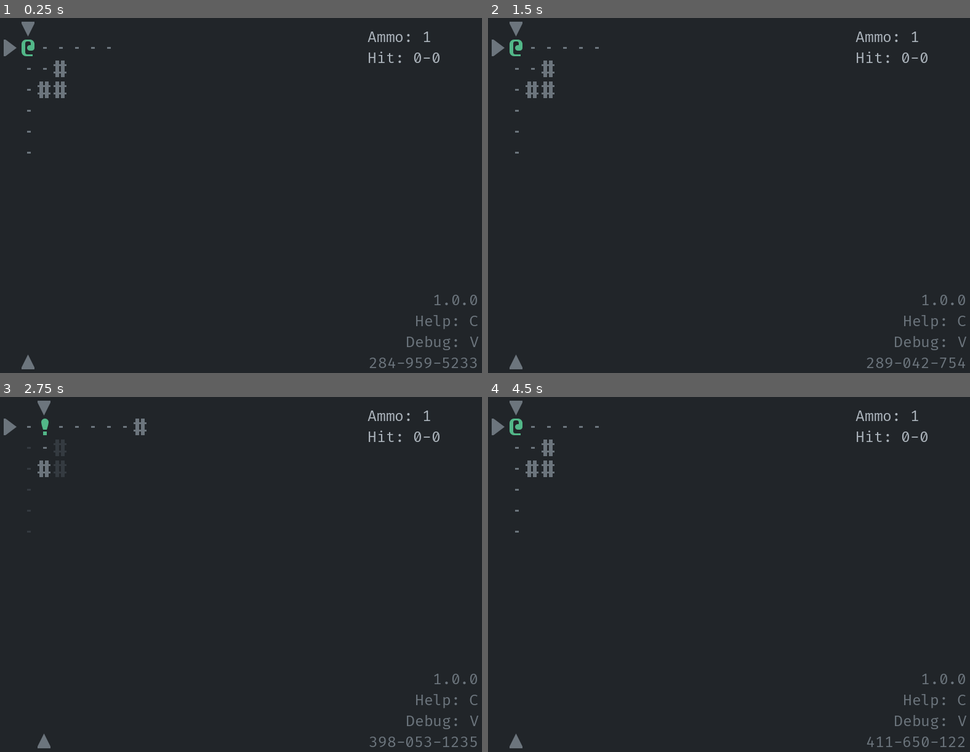
Above: before the commit, frames 1-4 (two rows, left to right).
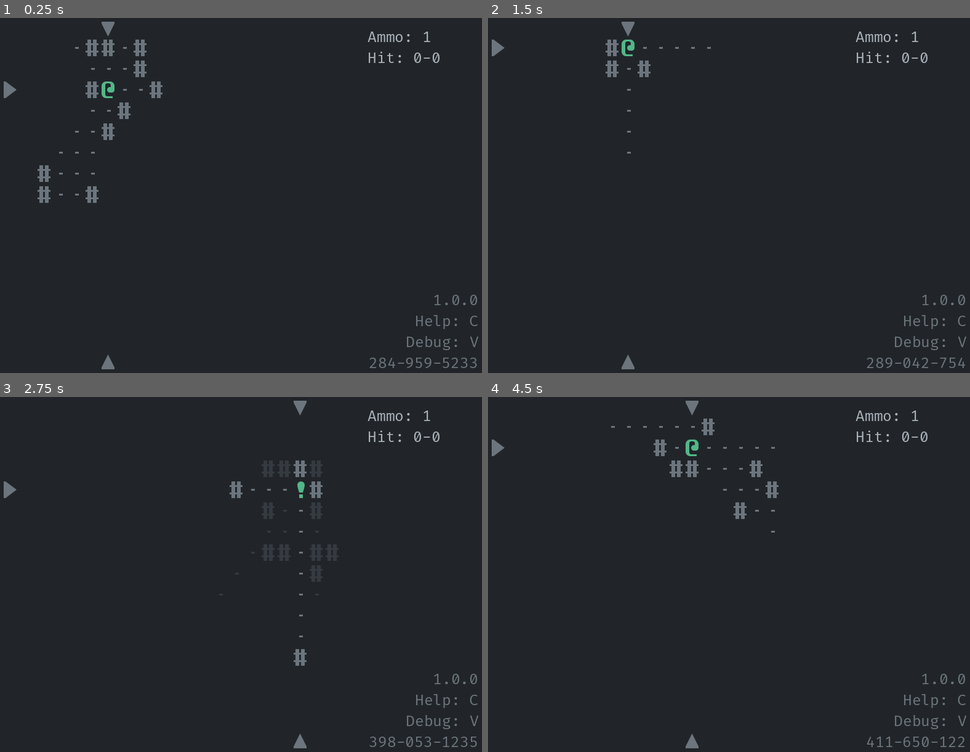
Above: after the commit, the same moments.

Repository: Bozar/godot-4-roguelike-tutorial
Game: Godot game, scene res://scene/main/main_screen.tscn
The game is run twice, just before and just after one commit, with the same random seed, the same clock (stepped at 60 frames per second) and the same inputs.
Inputs:
- Up to frame 1 (0.25 s): no input
- Up to frame 2 (1.5 s): tap Enter at 0.5 s; hold D (move_right) 0.53-1.28 s; tap Space (aim) at 0.6 s; tap O (restart_game) at 1.25 s; hold S (move_down) from 1.28 s (still down); tap R (replay_game) at 1.35 s
- Up to frame 3 (2.75 s): tap O (restart_game) at 2 s; release S (move_down) at 2.03 s; hold D (move_right) from 2.03 s (still down); tap Space (aim) at 2.1 s
- Up to frame 4 (4.5 s): tap O (restart_game) at 2.75, 3.5, 4.25 s; release D (move_right) at 2.78 s; hold W (move_up) 2.78-3.53 s; tap R (replay_game) at 2.85, 4.35 s; hold A (move_left) from 3.53 s (still down); tap Space (aim) at 3.6 s

The runs differ from the first frame. In frame 1, 1.8% of the frame differs, in the area x 0-34%, y 1-99%; in frame 2, 1.0%; in frame 3, 1.1%; in frame 4, 1.5%.

Commit message:
Generate a dungeon from prefabs.

Diff:
--- a/library/node_reference.gd
+++ b/library/node_reference.gd
@@ -10,6 +10,7 @@
 const ACTOR_ACTION: String = "ActorAction"
 const RANDOM_NUMBER: String = "RandomNumber"
 const GAME_PROGRESS: String = "GameProgress"
+const INIT_WORLD: String = "InitWorld"
 
 const SIDEBAR: String = "Sidebar"
 
@@ -76,7 +77,7 @@
         PC_ACTION,
     ],
     RANDOM_NUMBER: [
-        ACTOR_ACTION, SIDEBAR, GAME_PROGRESS,
+        ACTOR_ACTION, SIDEBAR, GAME_PROGRESS, INIT_WORLD,
     ],
     GAME_PROGRESS: [
         ACTOR_ACTION, PC_ACTION,
--- a/scene/main/init_world.gd
+++ b/scene/main/init_world.gd
@@ -4,31 +4,48 @@
 
 const INDICATOR_OFFSET: int = 32
 
-const PATH_TO_PREFAB: StringName = "res://resource/dungeon_prefab/dungeon.txt"
+const PATH_TO_PREFAB: StringName = "res://resource/dungeon_prefab/"
+const MAX_PREFABS_PER_ROW: int = 3
+const MAX_PREFABS: int = 9
+const EDIT_TAGS: Array = [
+    DungeonPrefab.FLIP_VERTICALLY, DungeonPrefab.FLIP_HORIZONTALLY,
+]
+
 
 const WALL_CHAR: StringName = "#"
+const RANDOM_WALL_CHAR: StringName = "+"
 const BULLET_CHAR: StringName = "?"
 const HOUND_CHAR: StringName = "G"
 
 
+var _ref_RandomNumber: RandomNumber
+
+
 func create_world() -> void:
     var tagged_sprites: Array = []
+    var occupied_grids: Dictionary = Map2D.init_map(false)
     var pc_coord: Vector2i
 
-    pc_coord = _create_pc(tagged_sprites)
     _create_floor(tagged_sprites)
+    _create_from_file(PATH_TO_PREFAB, occupied_grids, tagged_sprites)
+    pc_coord = _create_pc(occupied_grids, tagged_sprites)
     _create_indicator(pc_coord, tagged_sprites)
-    _create_from_file(PATH_TO_PREFAB, tagged_sprites)
 
     SpriteFactory.sprite_created.emit(tagged_sprites)
 
 
-func _create_pc(tagged_sprites: Array) -> Vector2i:
-    var pc_coord: Vector2i = Vector2i(0, 0)
+func _create_pc(occupied_grids: Dictionary, tagged_sprites: Array) -> Vector2i:
+    var coord: Vector2i = Vector2i.ZERO
 
-    tagged_sprites.push_back(SpriteFactory.create_actor(SubTag.PC, pc_coord,
+    while true:
+        coord.x = _ref_RandomNumber.get_int(0, DungeonSize.MAX_X)
+        coord.y = _ref_RandomNumber.get_int(0, DungeonSize.MAX_Y)
+        if not occupied_grids[coord.x][coord.y]:
+            break
+
+    tagged_sprites.push_back(SpriteFactory.create_actor(SubTag.PC, coord,
             false))
-    return pc_coord
+    return coord
 
 
 func _create_floor(tagged_sprites: Array) -> void:
@@ -61,30 +78,56 @@
                 i, new_coord, new_offset))
 
 
-func _create_from_file(path_to_file: String, tagged_sprites: Array) -> void:
-    var parsed: ParsedFile = FileIo.read_as_line(path_to_file)
+func _create_from_file(path_to_file: String, occupied_grids: Dictionary,
+        tagged_sprites: Array) -> void:
+    var prefabs: Array = FileIo.get_files(path_to_file)
+    var file_name: String
+    var parsed: ParsedFile
     var packed_prefab: PackedPrefab
+    var shift_coord: Vector2i = Vector2i(0, 0)
+    var row: int = 0
 
-    if not parsed.parse_success:
-        return
-    elif parsed.output_line.is_empty():
-        return
+    ArrayHelper.shuffle(prefabs, _ref_RandomNumber)
+    prefabs.resize(MAX_PREFABS)
+    for i: int in range(0, prefabs.size()):
+        file_name = prefabs[i]
+        parsed = FileIo.read_as_line(file_name)
+        if not parsed.parse_success:
+            return
 
-    packed_prefab = DungeonPrefab.get_prefab(parsed.output_line, [])
-    _create_sprite(packed_prefab, tagged_sprites)
+        # print(file_name)
+        packed_prefab = DungeonPrefab.get_prefab(parsed.output_line,
+                _get_edit_tags(EDIT_TAGS))
+
+        if (i > 0) and (i % MAX_PREFABS_PER_ROW == 0):
+            row += 1
+        shift_coord.x = (i - MAX_PREFABS_PER_ROW * row) * packed_prefab.max_x
+        shift_coord.y = row * packed_prefab.max_y
+
+        _create_from_prefab(packed_prefab, shift_coord, occupied_grids,
+                tagged_sprites)
 
 
-func _create_sprite(packed_prefab: PackedPrefab, tagged_sprites: Array) -> void:
+func _create_from_prefab(packed_prefab: PackedPrefab, shift_coord: Vector2i,
+        occupied_grids: Dictionary, tagged_sprites: Array) -> void:
+    var coord: Vector2i = Vector2i(0, 0)
+    var random_wall_coords: Array = []
+
     for y: int in range(0, packed_prefab.max_y):
         for x: int in range(0, packed_prefab.max_x):
-            _create_from_character(packed_prefab.prefab, Vector2i(x, y),
-                    tagged_sprites)
+            coord.x = x + shift_coord.x
+            coord.y = y + shift_coord.y
+            _create_from_character(packed_prefab.prefab[x][y], coord,
+                    occupied_grids, random_wall_coords, tagged_sprites)
+    _create_random_wall(random_wall_coords, occupied_grids, tagged_sprites)
 
 
-func _create_from_character(prefab: Dictionary, coord: Vector2i,
+func _create_from_character(character: String, coord: Vector2i,
+        occupied_grids: Dictionary, random_wall_coords: Array,
         tagged_sprites: Array) -> void:
-    match prefab[coord.x][coord.y]:
+    match character:
         WALL_CHAR:
+            occupied_grids[coord.x][coord.y] = true
             tagged_sprites.push_back(SpriteFactory.create_building(
                     SubTag.WALL, coord, false))
         HOUND_CHAR:
@@ -93,3 +136,26 @@
         BULLET_CHAR:
             tagged_sprites.push_back(SpriteFactory.create_trap(
                     SubTag.BULLET, coord, false))
+        RANDOM_WALL_CHAR:
+            random_wall_coords.push_back(coord)
+
+
+func _get_edit_tags(edit_tags: Array) -> Array:
+    var tags: Array = []
+
+    for i: int in edit_tags:
+        if _ref_RandomNumber.get_percent_chance(50):
+            tags.push_back(i)
+    return tags
+
+
+func _create_random_wall(coords: Array, occupied_grids: Dictionary,
+        tagged_sprites: Array) -> void:
+    var max_walls: int = floor(coords.size() * 0.5)
+
+    ArrayHelper.shuffle(coords, _ref_RandomNumber)
+    coords.resize(max_walls)
+    for i: Vector2i in coords:
+        occupied_grids[i.x][i.y] = true
+        tagged_sprites.push_back(SpriteFactory.create_building(SubTag.WALL, i,
+                false))
Not shown, added: resource/dungeon_prefab/prefab_1.txt
Not shown, added: resource/dungeon_prefab/prefab_10.txt
Not shown, added: resource/dungeon_prefab/prefab_2.txt
Not shown, added: resource/dungeon_prefab/prefab_3.txt
Not shown, added: resource/dungeon_prefab/prefab_4.txt
Not shown, added: resource/dungeon_prefab/prefab_5.txt
Not shown, added: resource/dungeon_prefab/prefab_6.txt
Not shown, added: resource/dungeon_prefab/prefab_7.txt
Not shown, added: resource/dungeon_prefab/prefab_8.txt
Not shown, added: resource/dungeon_prefab/prefab_9.txt
Renamed: resource/dungeon_prefab/dungeon.txt -> resource/dungeon_prefab/test/dungeon.txt
Not shown, added: resource/REXPaint/prefab_0.xp
(and 10 more such lines)
